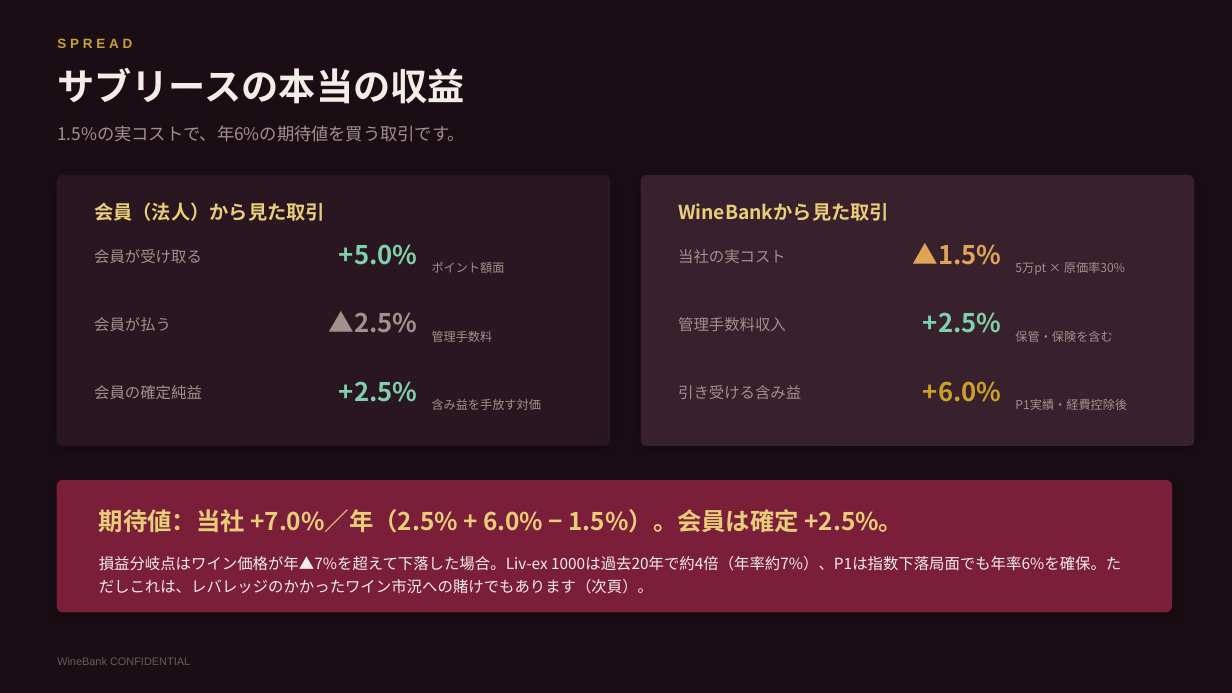
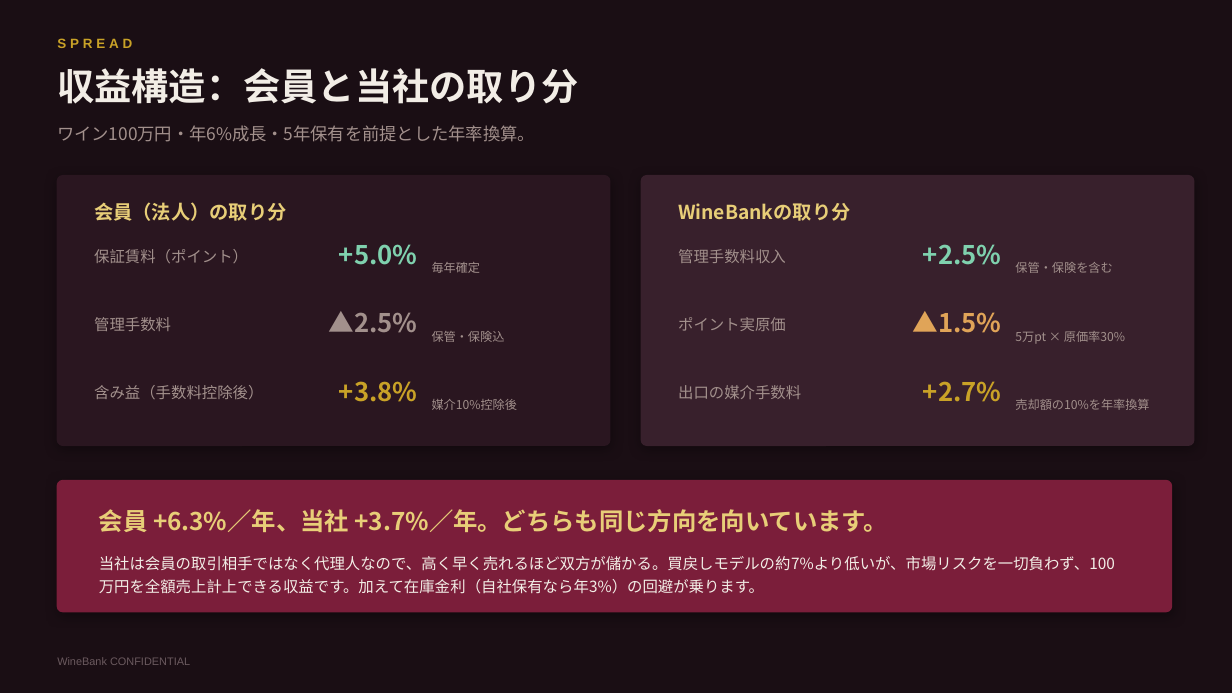
Before and after one commit to nakano-winebank/wine-auction, a slide deck: slide 8 of 提案資料/WineBank_ビジネスポイント経済圏構想.pptx. Drawn at 1232x693 pixels with LibreOffice and Linux fonts; fonts in the diff are those of the drawing. Boxes give left, top, right and bottom in pixels: in the first picture for what was removed or moved away, otherwise in the second. Text is boxed around its words. In the diff, an @@ line names an element or a change of style, - is before the commit and + after.

```diff
--- a/提案資料/WineBank_ビジネスポイント経済圏構想.pptx
+++ b/提案資料/WineBank_ビジネスポイント経済圏構想.pptx
@@ text at bbox=[57, 68, 578, 104]: text changed @@
-サブリースの本当の収益
+収益構造：会員と当社の取り分
@@ text at bbox=[57, 125, 535, 142]: text changed @@
-1.5%の実コストで、年6%の期待値を買う取引です。
+ワイン100万円・年6%成長・5年保有を前提とした年率換算。
@@ text at bbox=[94, 202, 286, 221]: text changed @@
-会員（法人）から見た取引
+会員（法人）の取り分
@@ text at bbox=[678, 203, 850, 221]: text changed @@
-WineBankから見た取引
+WineBankの取り分
@@ text at bbox=[94, 249, 248, 263]: text changed @@
-会員が受け取る
+保証賃料（ポイント）
@@ text at bbox=[432, 262, 481, 273]: text changed @@
-ポイント額面
+毎年確定
@@ text "管理手数料収入": place and size @@
-text "管理手数料収入" at bbox=[678, 317, 786, 331]
+text "管理手数料収入" at bbox=[678, 249, 786, 263]
@@ text removed at bbox=[678, 249, 786, 263] @@
-当社の実コスト
@@ text at bbox=[923, 244, 1002, 265]: text changed; text colour #E0A458 to #7FD1AE @@
-▲1.5%
++2.5%
@@ text "保管・保険を含む": place and size @@
-text "保管・保険を含む" at bbox=[1015, 331, 1112, 342]
+text "保管・保険を含む" at bbox=[1015, 262, 1112, 273]
@@ text at bbox=[94, 317, 171, 331]: text changed @@
-会員が払う
+管理手数料
@@ text added at bbox=[678, 317, 786, 331], 12 pt, text #A2908C @@
+ポイント実原価
@@ text at bbox=[912, 311, 1001, 333]: text changed; text colour #7FD1AE to #E0A458 @@
-+2.5%
+▲1.5%
@@ text "5万pt × 原価率30%": place and size @@
-text "5万pt × 原価率30%" at bbox=[1015, 262, 1125, 275]
+text "5万pt × 原価率30%" at bbox=[1015, 331, 1125, 344]
@@ text at bbox=[432, 331, 505, 342]: text changed @@
-管理手数料
+保管・保険込
@@ text at bbox=[94, 385, 263, 399]: text changed @@
-会員の確定純益
+含み益（手数料控除後）
@@ text at bbox=[339, 381, 418, 402]: text changed; text colour #7FD1AE to #C9A227 @@
-+2.5%
++3.8%
@@ text at bbox=[678, 385, 801, 399]: text changed @@
-引き受ける含み益
+出口の媒介手数料
@@ text at bbox=[923, 381, 1002, 402]: text changed @@
-+6.0%
++2.7%
@@ text at bbox=[432, 399, 518, 410]: text changed @@
-含み益を手放す対価
+媒介10%控除後
@@ text at bbox=[1015, 399, 1149, 410]: text changed @@
-P1実績・経費控除後
+売却額の10%を年率換算
@@ text at bbox=[99, 509, 888, 532]: text changed @@
-期待値：当社 +7.0%／年（2.5% + 6.0% − 1.5%）。会員は確定 +2.5%。
+会員 +6.3%／年、当社 +3.7%／年。どちらも同じ方向を向いています。
@@ text at bbox=[99, 556, 1115, 594]: text changed @@
-損益分岐点はワイン価格が年▲7%を超えて下落した場合。Liv-ex 1000は過去20年で約4倍（年率約7%）、P1は指数下落局面でも年率6%を確保。ただしこれは、レバレッジのかかったワイン市況への賭けでもあります（次頁）。
+当社は会員の取引相手ではなく代理人なので、高く早く売れるほど双方が儲かる。買戻しモデルの約7%より低いが、市場リスクを一切負わず、100万円を全額売上計上できる収益です。加えて在庫金利（自社保有なら年3%）の回避が乗ります。
```
Also in this commit, not shown: 7 other slides changed, 3 slides added, 2 slides removed, 1 other file.
